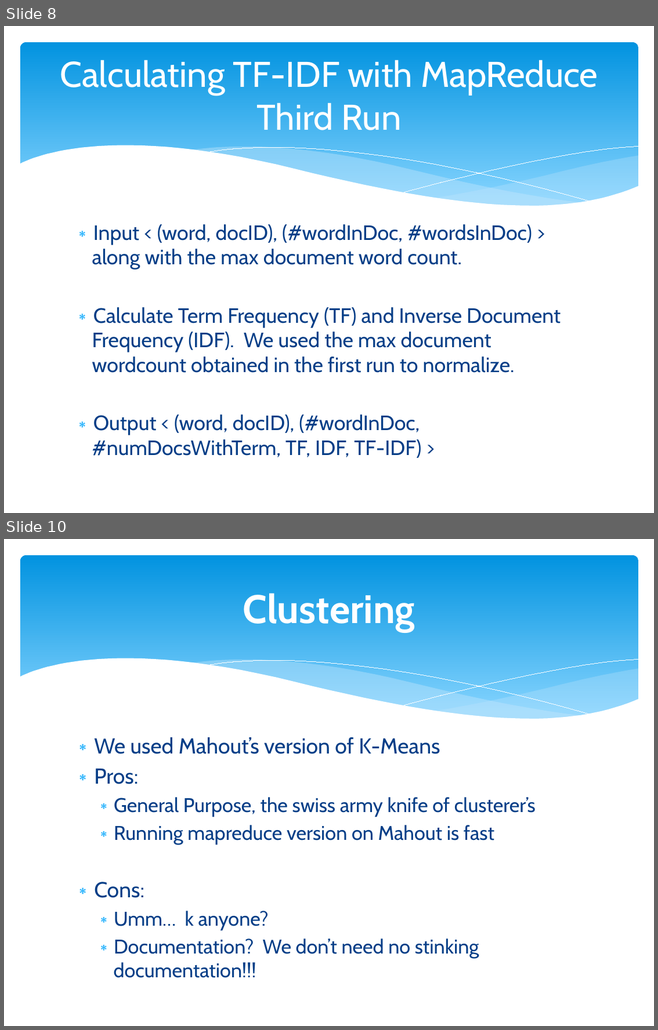
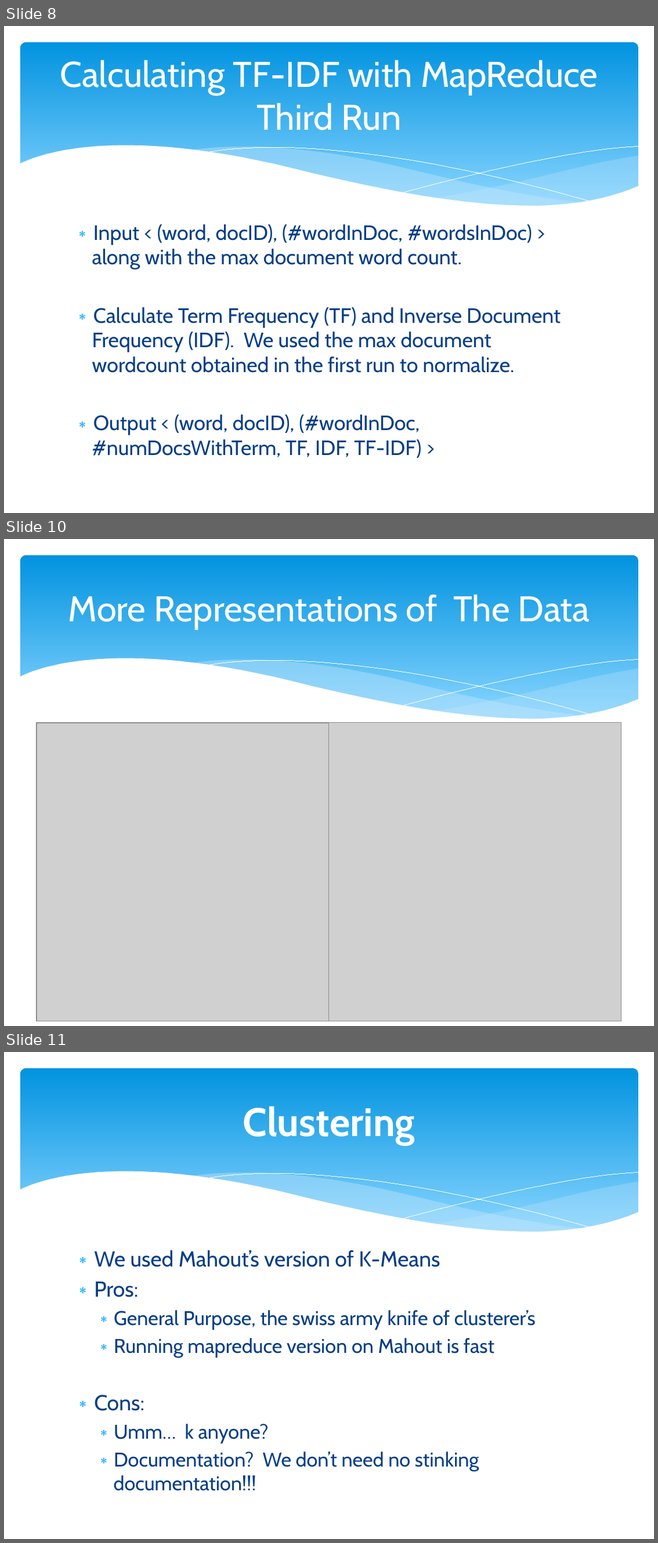
Before and after one commit to Mletter1/Challenge1, a slide deck: Presentation.pptx. Shown one above the other, each under a label of ours: slides 8 and 10 before the commit, slides 8, 10 and 11 after it; the slides between them are not shown. The pictures are 658x1030 and 658x1543 pixels, drawn with LibreOffice and Linux fonts; fonts in the diff are those of the drawing; grey boxes stand for pictures. Boxes give left, top, right and bottom in pixels: in the first picture for what was removed or moved away, otherwise in the second. Text is boxed around its words. In the diff, an @@ line names an element or a change of style, - is before the commit and + after.

```diff
--- a/Presentation.pptx
+++ b/Presentation.pptx
@@ slide 10 added at [4,539,654,1026], background #FFFFFF; not listed: 6 template elements that a slide beside it also shows @@
@@ title added at [68,595,590,629], 39.6 pt, text #FFFFFF @@
+More Representations of The Data
@@ picture added at [36,723,329,1022] @@
@@ picture added at [329,723,621,1022] @@
@@ what was slide 10 is now slide 11 @@
```
Also in this commit, not shown: 2 slides changed, 3 other slides added, 1 other file.
